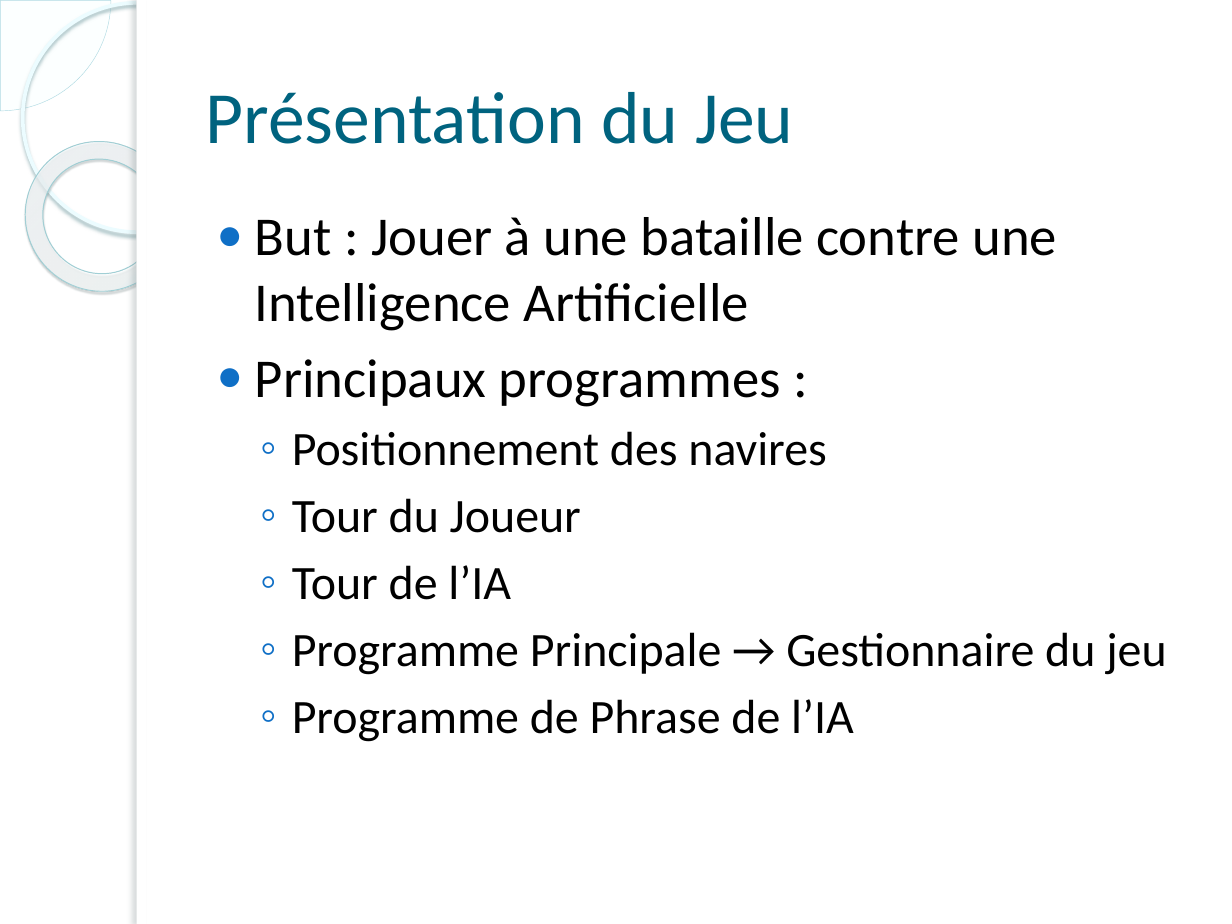
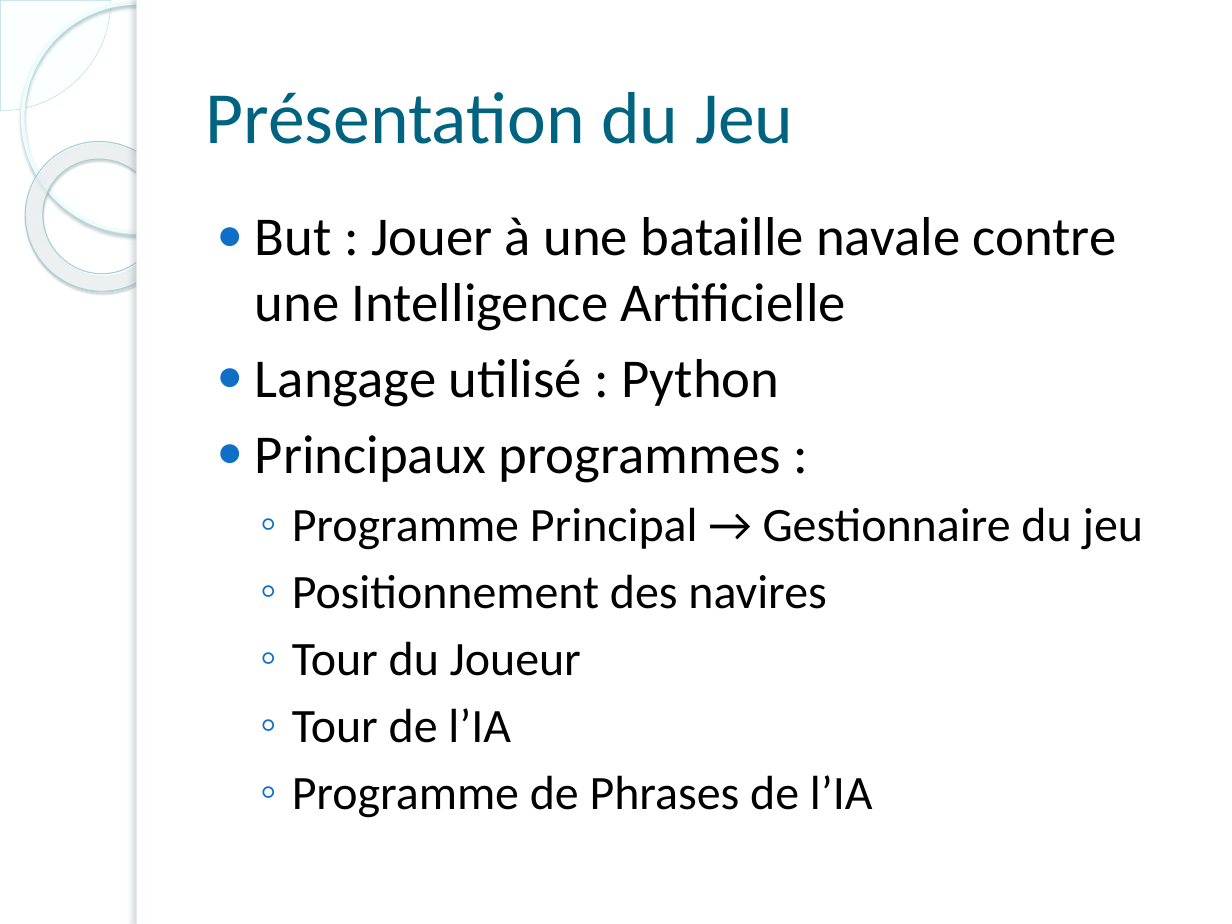
Before and after one commit to bacisn2/projetISN, a slide deck: slide 3 of For Synthèse/Diapo ISN.pptx. Drawn at 1232x924 pixels with LibreOffice and Linux fonts; fonts in the diff are those of the drawing; background and template pictures are left out. Boxes give left, top, right and bottom in pixels: in the first picture for what was removed or moved away, otherwise in the second. Text is boxed around its words. In the diff, an @@ line names an element or a change of style, - is before the commit and + after.

```diff
--- a/For Synthèse/Diapo ISN.pptx
+++ b/For Synthèse/Diapo ISN.pptx
@@ text at <box>255,217,1117,407</box>: text changed @@
-● But : Jouer à une bataille contre une Intelligence Artificielle
+● But : Jouer à une bataille navale contre une Intelligence Artificielle
+● Langage utilisé : Python
@@ text at <box>292,507,1143,550</box>: paragraph added @@
+  ◦ Programme Principal → Gestionnaire du jeu
@@ text at <box>292,775,873,818</box>: text changed @@
-  ◦ Programme Principale → Gestionnaire du jeu
-  ◦ Programme de Phrase de l’IA
+  ◦ Programme de Phrases de l’IA
```
Also in this commit, not shown: 6 other slides changed, 4 slides added, 1 slide removed, 9 other files.
